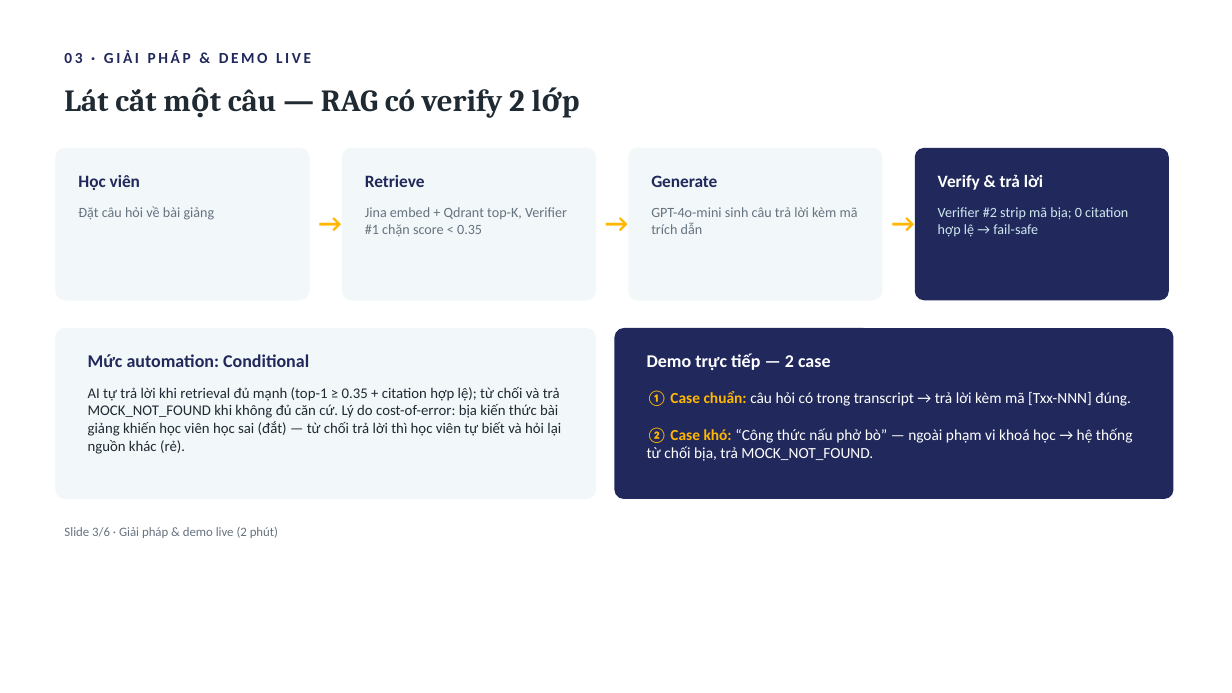
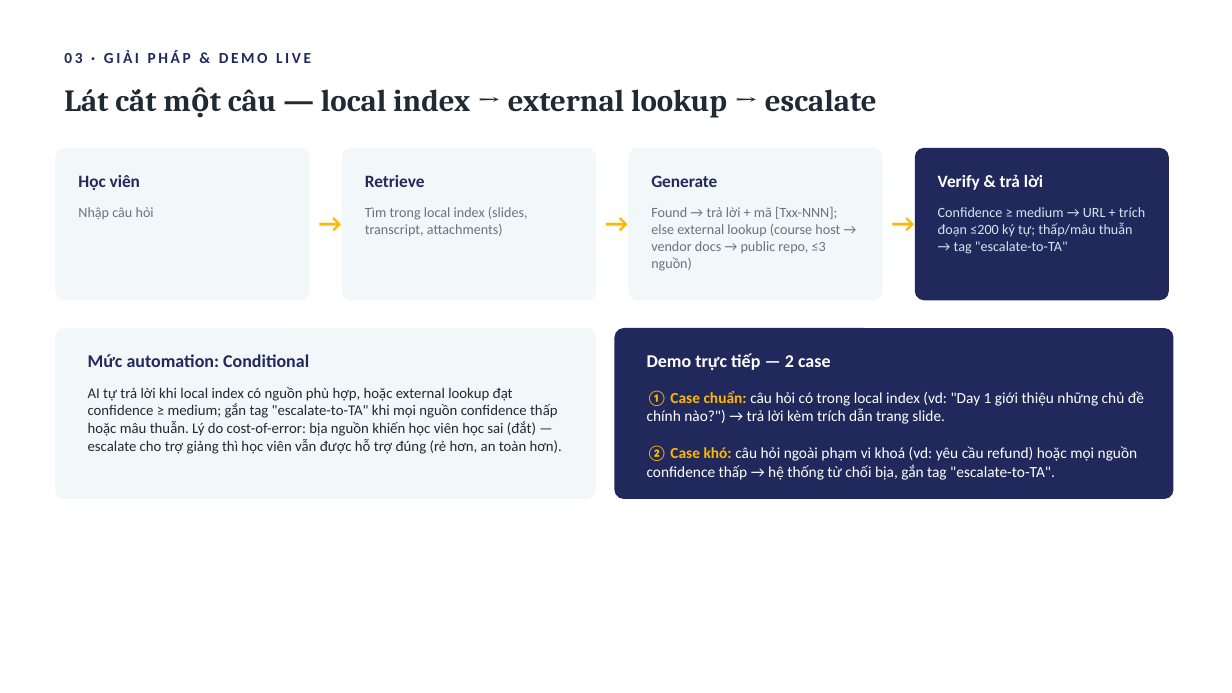
Before and after one commit to Pistachio-Big/K3-hackathon-Funny-E403, a slide deck: slide 3 of slides.pptx. Drawn at 1232x693 pixels with LibreOffice and Linux fonts; fonts in the diff are those of the drawing. Boxes give left, top, right and bottom in pixels: in the first picture for what was removed or moved away, otherwise in the second. Text is boxed around its words. In the diff, an @@ line names an element or a change of style, - is before the commit and + after.

```diff
--- a/slides.pptx
+++ b/slides.pptx
@@ text at (x1=64, y1=89, x2=877, y2=118): text changed @@
-Lát cắt một câu — RAG có verify 2 lớp
+Lát cắt một câu — local index → external lookup → escalate
@@ text at (x1=78, y1=207, x2=154, y2=219): text changed @@
-Đặt câu hỏi về bài giảng
+Nhập câu hỏi
@@ text at (x1=365, y1=207, x2=528, y2=236): text changed @@
-Jina embed + Qdrant top-K, Verifier #1 chặn score < 0.35
+Tìm trong local index (slides, transcript, attachments)
@@ text at (x1=651, y1=207, x2=840, y2=271): text changed @@
-GPT-4o-mini sinh câu trả lời kèm mã trích dẫn
+Found → trả lời + mã [Txx-NNN]; else external lookup (course host → vendor docs → public repo, ≤3 nguồn)
@@ text at (x1=938, y1=207, x2=1145, y2=254): text changed @@
-Verifier #2 strip mã bịa; 0 citation hợp lệ → fail-safe
+Confidence ≥ medium → URL + trích đoạn ≤200 ký tự; thấp/mâu thuẫn → tag "escalate-to-TA"
@@ text at (x1=88, y1=387, x2=562, y2=454): text changed @@
-AI tự trả lời khi retrieval đủ mạnh (top-1 ≥ 0.35 + citation hợp lệ); từ chối và trả MOCK_NOT_FOUND khi không đủ căn cứ. Lý do cost-of-error: bịa kiến thức bài giảng khiến học viên học sai (đắt) — từ chối trả lời thì học viên tự biết và hỏi lại nguồn khác (rẻ).
+AI tự trả lời khi local index có nguồn phù hợp, hoặc external lookup đạt confidence ≥ medium; gắn tag "escalate-to-TA" khi mọi nguồn confidence thấp hoặc mâu thuẫn. Lý do cost-of-error: bịa nguồn khiến học viên học sai (đắt) — escalate cho trợ giảng thì học viên vẫn được hỗ trợ đúng (rẻ hơn, an toàn hơn).
@@ text at (x1=647, y1=390, x2=1144, y2=480): text changed @@
-① Case chuẩn: câu hỏi có trong transcript → trả lời kèm mã [Txx-NNN] đúng.
-② Case khó: “Công thức nấu phở bò” — ngoài phạm vi khoá học → hệ thống từ chối bịa, trả MOCK_NOT_FOUND.
+① Case chuẩn: câu hỏi có trong local index (vd: "Day 1 giới thiệu những chủ đề chính nào?") → trả lời kèm trích dẫn trang slide.
+② Case khó: câu hỏi ngoài phạm vi khoá (vd: yêu cầu refund) hoặc mọi nguồn confidence thấp → hệ thống từ chối bịa, gắn tag "escalate-to-TA".
@@ text removed at (x1=64, y1=527, x2=278, y2=538) @@
-Slide 3/6 · Giải pháp & demo live (2 phút)
```
Also in this commit, not shown: 4 other slides changed, 1 slide added, 1 slide removed, 1 other file.
